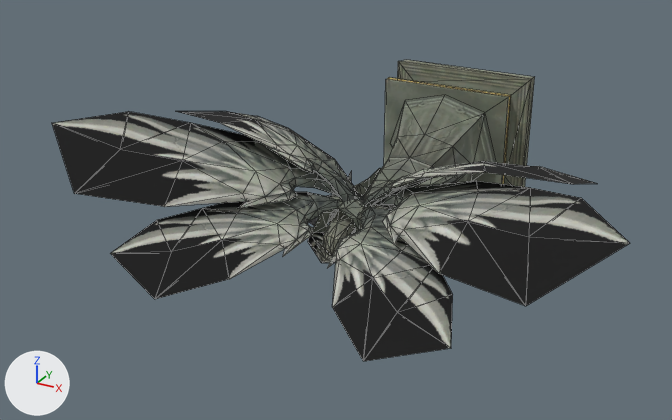
Renders of the OBJ model sceneobjs/aiji_fuben_237/aiji_fuben_237_hadiaoxiang.obj from each side of a commit.
The view is the same before and after, from a 50 mm lens placed at (347.0, -926.0, 328.0), pointed at (-40.0, -223.0, -23.0). The lights are fixed; the arrows at lower left show +X, +Y and +Z. Mesh edges are drawn as thin lines. Where no turn or scale is listed for an object, it has been applied to the vertices. Vertices at the same position are counted once.

Objects in the first picture: 'aiji_fuben_237_hadiaoxiang'.
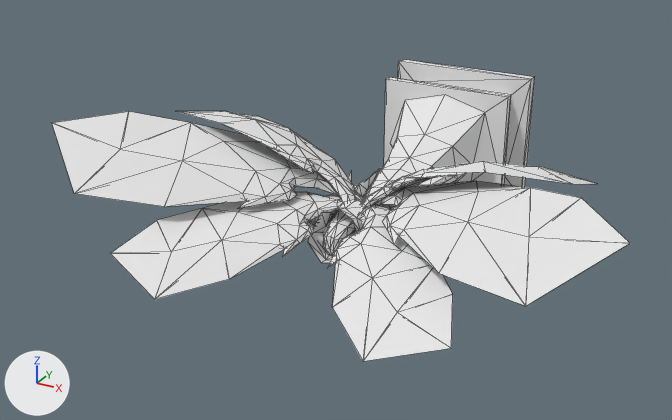
Changed parts and their boxes [x1, y1, x2, y2] in the pictures (672 x 420 px):
part 1 of me_aiji_fuben_237_hadiaoxiang, recoloured (grey to white)
    both: [52, 111, 629, 361]
part 2 of me_aiji_fuben_237_hadiaoxiang, recoloured
    both: [384, 60, 535, 187]
part 3 of me_aiji_fuben_237_hadiaoxiang, recoloured (grey to white)
    both: [308, 96, 496, 263]

The change, as a list of edits to the scene's bpy script:
```text
Add mat_material_2_1:
    mat_material_2_1 = principled_material('material_2')
    mat_material_2_1.base_color = (0.8, 0.8, 0.8)  # white #e7e7e7
    mat_material_2_1.roughness = 1.0
Add mat_material_3_1:
    mat_material_3_1 = principled_material('material_3')
    mat_material_3_1.base_color = (0.8, 0.8, 0.8)  # white #e7e7e7
    mat_material_3_1.roughness = 1.0
Add mat_material_1_1:
    mat_material_1_1 = principled_material('material_1')
    mat_material_1_1.base_color = (0.8, 0.8, 0.8)  # white #e7e7e7
    mat_material_1_1.roughness = 1.0
Change me_aiji_fuben_237_hadiaoxiang:
    where me_aiji_fuben_237_hadiaoxiang.from_pydata(...)  # 890 vertices, 1510 faces; spans x -253.0..251.0, y -424.0..0.0, z -158.0..71.0
    used by ob_aiji_fuben_237_hadiaoxiang; location = (0.0, 0.0, 0.0)
    me_aiji_fuben_237_hadiaoxiang part 1: all 588 faces that had it switch from mat_material_2 (picture img_aiji_fuben_237_hadiaoxiang_2_png) to mat_material_2_1 (white #e7e7e7)
    me_aiji_fuben_237_hadiaoxiang part 2: all 34 faces that had it switch from mat_material_3 (picture img_aiji_fuben_237_hadiaoxiang_3_png) to mat_material_3_1 (white #e7e7e7)
    me_aiji_fuben_237_hadiaoxiang part 3: all 888 faces that had it switch from mat_material_1 (picture img_aiji_fuben_237_hadiaoxiang_1_png) to mat_material_1_1 (white #e7e7e7)
```
